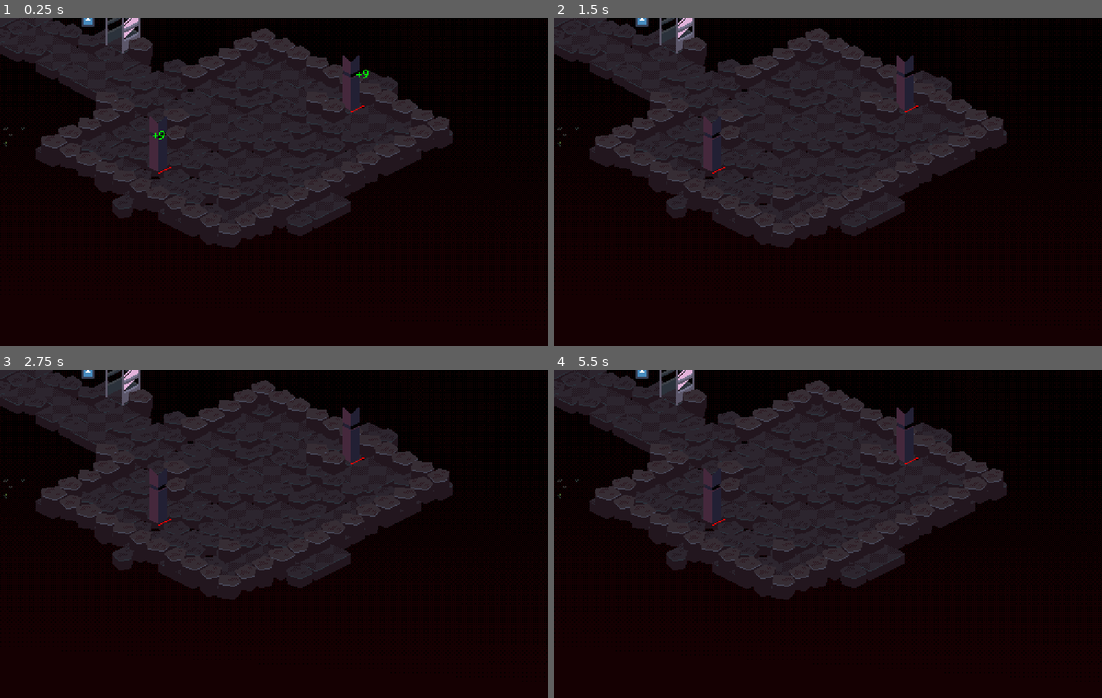
Above: before the commit, frames 1-4 (two rows, left to right).
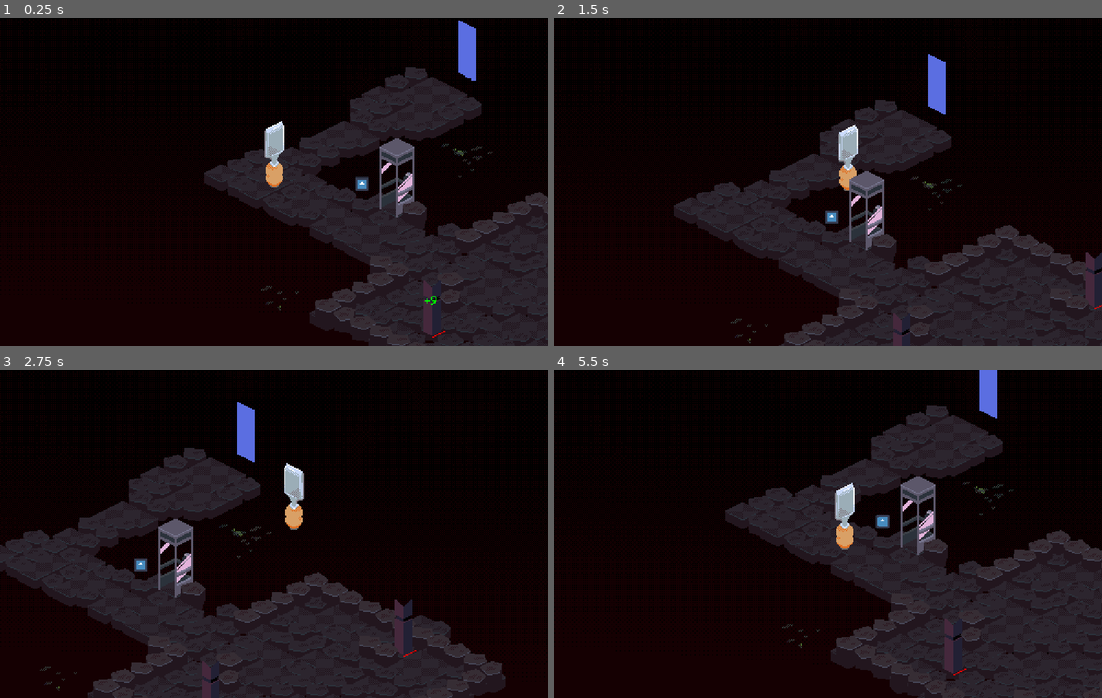
Above: after the commit, the same moments.

Repository: webcatzz/bad-dream
Game: Godot game, scene res://world/test.tscn
The game is run twice, just before and just after one commit, with the same random seed, the same clock (stepped at 60 frames per second) and the same inputs. The engine's default icon, where the game draws it, is replaced by a stand-in: a white triangle on a blue panel in a dark square.
Inputs (mouse positions are in pixels of both pictures, inside the frame that each line leads up to):
- Up to frame 1 (0.25 s): no input
- Up to frame 2 (1.5 s): tap Enter (ui_accept) at 0.5, 0.77 s; move the mouse to (948, 165) at 0.52 s; hold W (move_right) 0.53-1.28 s; hold Shift (shift) 0.53-1.28 s; click (948, 165) at 0.67 s; move the mouse to (718, 198) at 1.27 s; hold S (move_down) from 1.28 s (still down); tap Shift (shift) at 1.35 s
- Up to frame 3 (2.75 s): tap Enter (ui_accept) at 1.52 s; move the mouse to (328, 461) at 2.02 s; release S (move_down) at 2.03 s; hold W (move_right) from 2.03 s (still down); hold Shift (shift) from 2.03 s (still down); tap P at 2.1 s
- Up to frame 4 (5.5 s): move the mouse to (800, 599) at 2.77 s; release W (move_right) at 2.78 s; release Shift (shift) at 2.78 s; hold Q (move_up) 2.78-3.53 s; tap Shift (shift) at 2.85, 4.55 s; click (800, 599) at 2.92 s; tap Enter (ui_accept) at 3.02, 3.77, 4.52 s; move the mouse to (992, 583) at 3.52 s; hold Shift (shift) 3.53-4.28 s; hold A (move_left) 3.53-5.03 s; move the mouse to (663, 484) at 4.27 s; tap P at 4.35 s; move the mouse to (855, 534) at 5.02 s; hold S (move_down) from 5.03 s (still down); hold Shift (shift) from 5.03 s (still down); click (855, 534) at 5.17 s

The runs differ from the first frame. In frame 1, 46% of the frame differs, in the area x 0-100%, y 0-100%; in frame 2, 45%; in frame 3, 54%, in the area x 0-93%, y 0-100%; in frame 4, 47%.

Commit message:
backtracking works when held down

Diff:
--- a/node/actor/party_actor.gd
+++ b/node/actor/party_actor.gd
@@ -9,6 +9,7 @@
 @onready var path: Line2D = $DuringTurn/Path
 @onready var action_menu: Control = $DuringTurn/ActionMenu
 @onready var collision_checker: RayCast2D = $CollisionChecker
+@onready var _backtrack_timer: Timer = $DuringTurn/BacktrackTimer
 
 
 
@@ -16,6 +17,7 @@
 
 func _ready() -> void:
 	_on_data_set()
+	_backtrack_timer.timeout.connect(_on_backtrack_timer_timeout)
 
 
 func _on_data_set() -> void:
@@ -77,7 +79,7 @@
 			collision_checker.force_raycast_update()
 			if not collision_checker.is_colliding():
 				data.extend_path()
-				data.move(data.position + vector)
+				data.move(vector)
 
 			get_viewport().set_input_as_handled()
 			return
@@ -85,10 +87,14 @@
 	# backtracking
 	if event.is_action_pressed("shift") and data.tiles_traveled:
 		data.backtrack_path()
+		_backtrack_timer.start()
 		get_viewport().set_input_as_handled()
 
-		# TODO: holding shift should continuously backtrack
 		# TODO: when actions_per_turn > 1, disable backtracking past the point an action is used
+
+	elif event.is_action_released("shift"):
+		_backtrack_timer.stop()
+		get_viewport().set_input_as_handled()
 
 	# opening action menu / ending turn
 	elif event.is_action_pressed("ui_accept"):
@@ -111,3 +117,8 @@
 
 func _on_path_backtracked() -> void:
 	path.remove_point(data.path.size())
+
+
+func _on_backtrack_timer_timeout() -> void:
+	if data.tiles_traveled: data.backtrack_path()
+	else: _backtrack_timer.stop()
--- a/node/actor/party_actor.tscn
+++ b/node/actor/party_actor.tscn
@@ -85,6 +85,9 @@
 clip_text = true
 text_overrun_behavior = 3
 
+[node name="BacktrackTimer" type="Timer" parent="DuringTurn" index="3"]
+wait_time = 0.15
+
 [connection signal="hidden" from="DuringTurn/ActionMenu" to="DuringTurn/ActionMenu" method="set_current_tab" binds= [0]]
 [connection signal="tab_changed" from="DuringTurn/ActionMenu" to="DuringTurn/ActionMenu" method="_on_tab_changed"]
 [connection signal="visibility_changed" from="DuringTurn/ActionMenu" to="DuringTurn/ActionMenu" method="_on_visibility_changed"]
--- a/resource/script/actor.gd
+++ b/resource/script/actor.gd
@@ -93,12 +93,21 @@
 
 # movement
 
-## Sets [member position] to [param to_pos] and [member facing] to the direction of motion.
-func move(to_pos: Vector2i) -> void:
-	var displacement: Vector2i = to_pos - position
-	var axis: int = displacement.abs().max_axis_index()
-	facing = (Vector2i.DOWN if axis else Vector2i.RIGHT) * signi(displacement[axis])
-	position = to_pos
+## Moves to [param pos]. Updates [member facing] to the direction of motion.
+func move_to(pos: Vector2i) -> void:
+	facing = calculate_facing(pos - position)
+	position = pos
+
+
+## Moves by [param vector]. Updates [member facing] to the direction of motion.
+func move(vector: Vector2i) -> void:
+	facing = calculate_facing(vector)
+	position += vector
+
+
+func calculate_facing(motion: Vector2i) -> Vector2i:
+	var axis: int = motion.abs().max_axis_index()
+	return (Vector2i.DOWN if axis else Vector2i.RIGHT) * signi(motion[axis])
 
 
 
--- a/resource/turn_logic.gd
+++ b/resource/turn_logic.gd
@@ -47,5 +47,5 @@
 
 func follow_path(path: PackedVector2Array) -> void:
 	for point: Vector2i in path:
-		owner.move(point)
+		owner.move_to(point)
 		await Game.get_tree().create_timer(0.2).timeout
--- a/script/data.gd
+++ b/script/data.gd
@@ -108,5 +108,4 @@
 
 func _ready() -> void:
 	settings.load("user://settings.cfg")
-
-	#load_file.call_deferred(-1)
+	load_file.call_deferred(-1)
